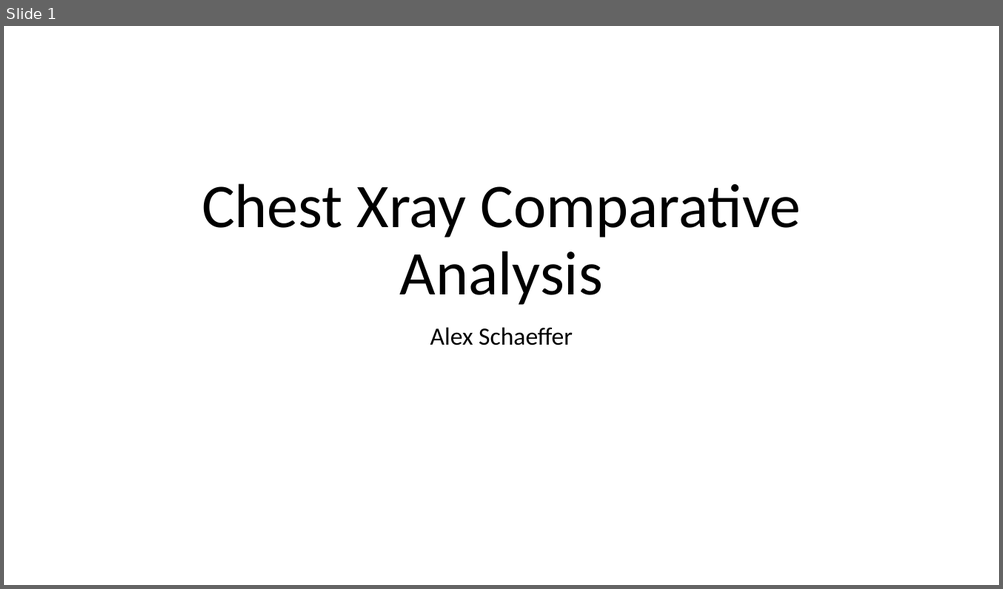
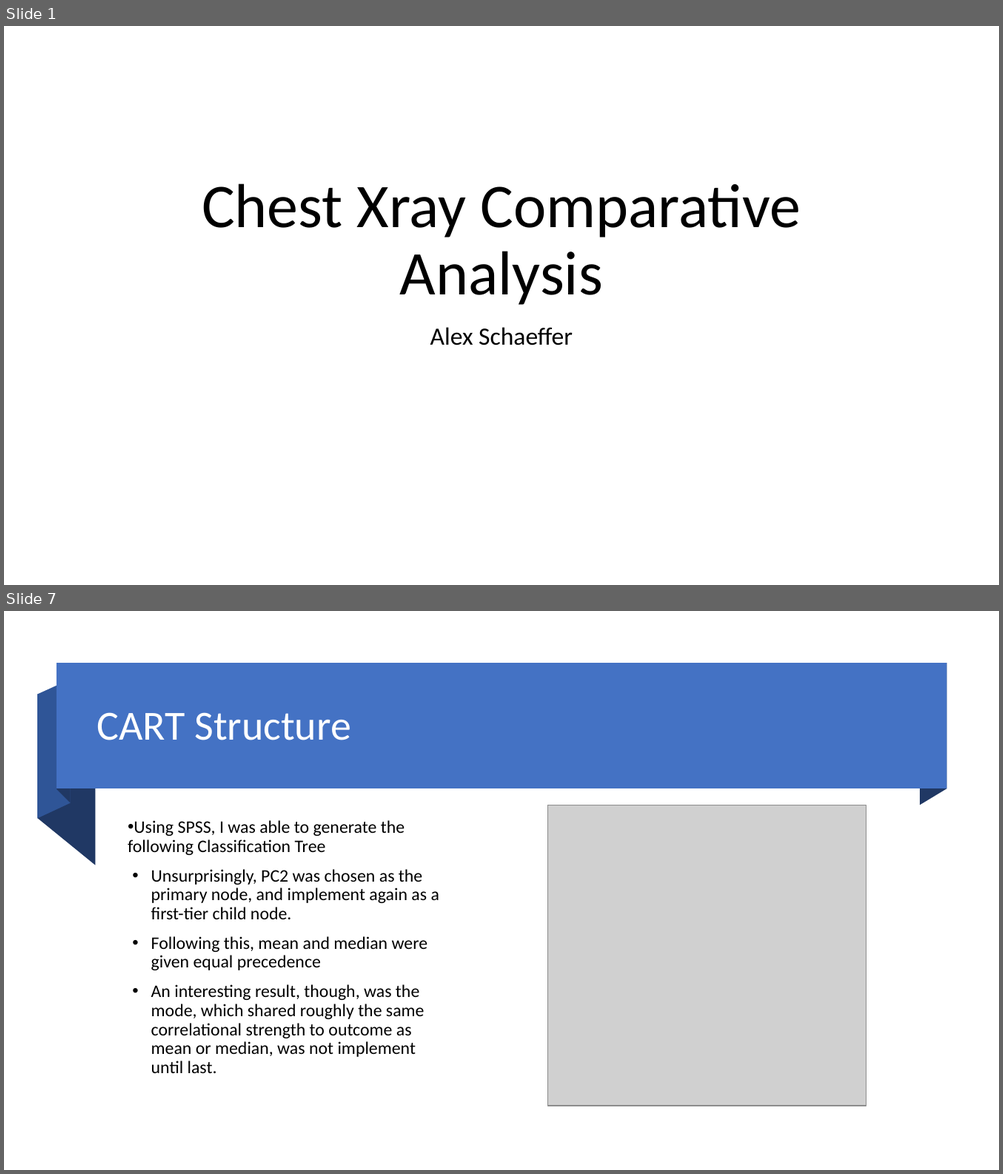
Before and after one commit to AlexSchaefferEdu/GP3, a slide deck: Presentation_Schaeffer.pptx. Shown one above the other, each under a label of ours: slide 1 before the commit, slides 1 and 7 after it; the slides between them are not shown. The pictures are 1003x589 and 1003x1174 pixels, drawn with LibreOffice and Linux fonts; fonts in the diff are those of the drawing; grey boxes stand for pictures. Boxes give left, top, right and bottom in pixels: in the first picture for what was removed or moved away, otherwise in the second. Text is boxed around its words. In the diff, an @@ line names an element or a change of style, - is before the commit and + after.

```diff
--- a/Presentation_Schaeffer.pptx
+++ b/Presentation_Schaeffer.pptx
@@ slide 7 added at [4, 611, 999, 1170], background #FFFFFF @@
@@ group added at [37, 664, 946, 866]: 4 freeform shapes, 1 rectangle @@
@@ title added at [97, 712, 351, 741], 40 pt, text #FFFFFF @@
+CART Structure
@@ picture added at [548, 805, 866, 1106] @@
@@ text added at [128, 820, 439, 1073], 17 pt, text #000000 @@
+• Using SPSS, I was able to generate the following Classification Tree
+• Unsurprisingly, PC2 was chosen as the primary node, and implement again as a first-tier child node.
+• Following this, mean and median were given equal precedence
+• An interesting result, though, was the mode, which shared roughly the same correlational strength to outcome as mean or median, was not implement until last.
```
Also in this commit, not shown: 10 other slides added, 1 slide removed, 4 other files.
